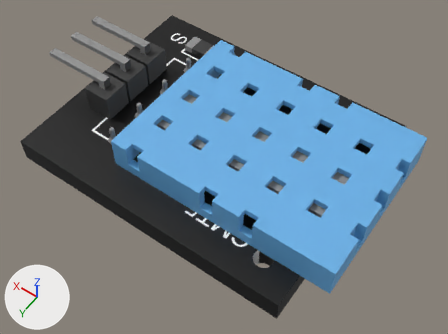
Before and after pictures for a commit that changed the Blender file Blender/02 DHT11 Temperature and humidity/02 Temperature and humidity sensor.blend.
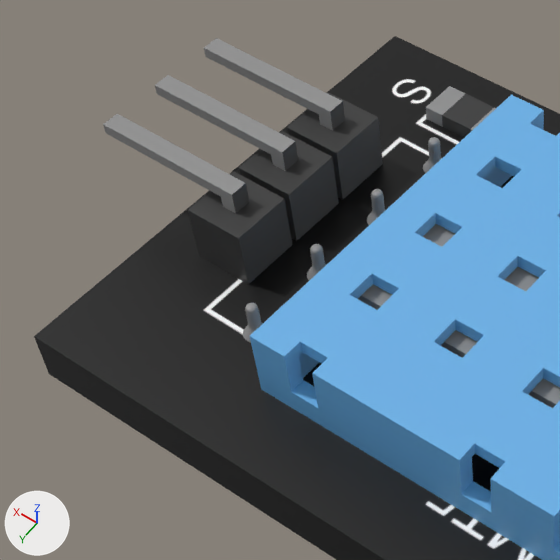
There are two pictures of each version: one whole from a 50 mm lens placed at (-2.03, 2.73, 4.0), pointed at (-0.19, 0.14, -0.06), one close up on the part from 1% to 54% of the width and 0% to 70% of the height. Arrows for +X, +Y and +Z are at lower left; the lights stay in place.

The first close-up shows 'Connector', 'PCB', 'Plastic cover', 'SMD', 'Sensor', 'Soldered connectors'.
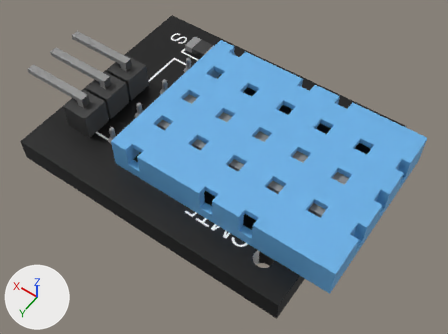
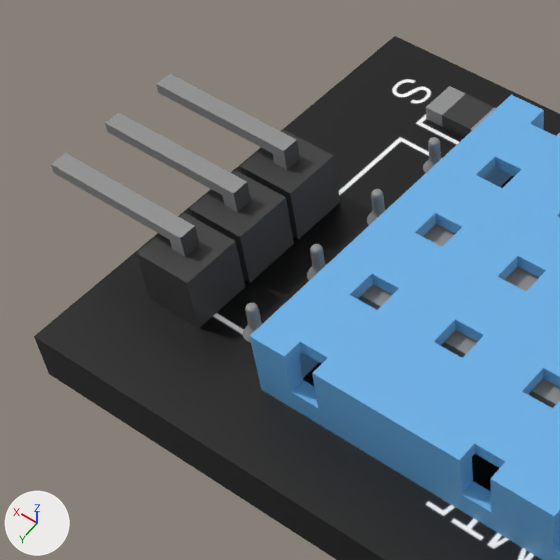
Commit message: Simplified blend files to just the sensors

Location of each change, (x1, y1, x2, y2) in pixels of the close-ups (560 x 560 px):
'Connector', moved: before (103, 38, 383, 284); after (51, 74, 340, 328)

What the commit changed:
Object 'Connector' (ob_connector) moves from (0.0, -0.254, 0.0) to (0.0, 0.0, 0.0).
